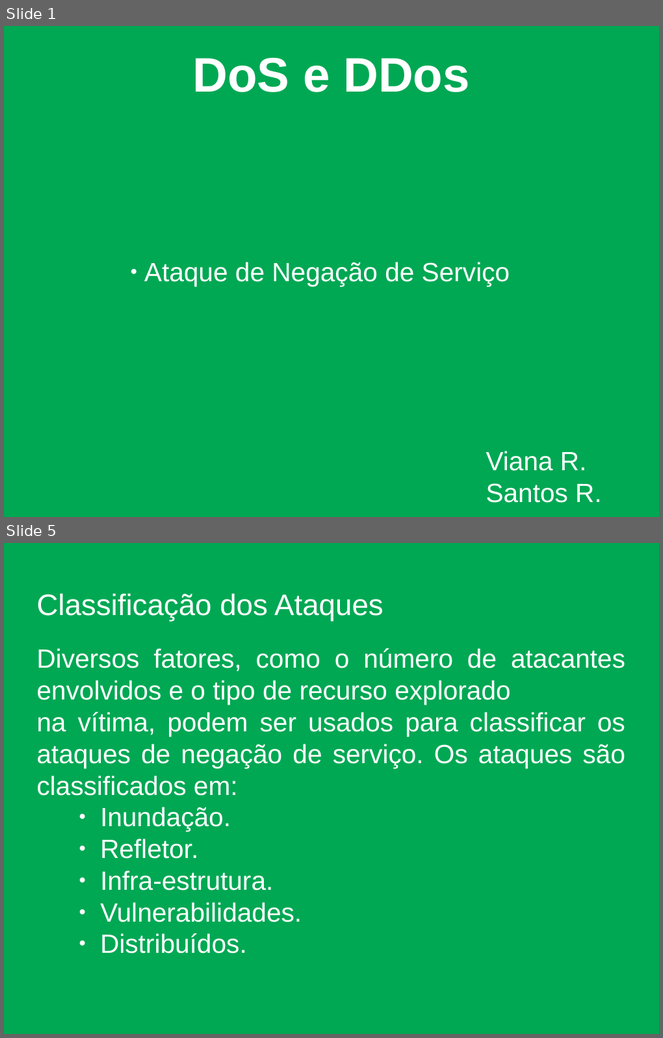
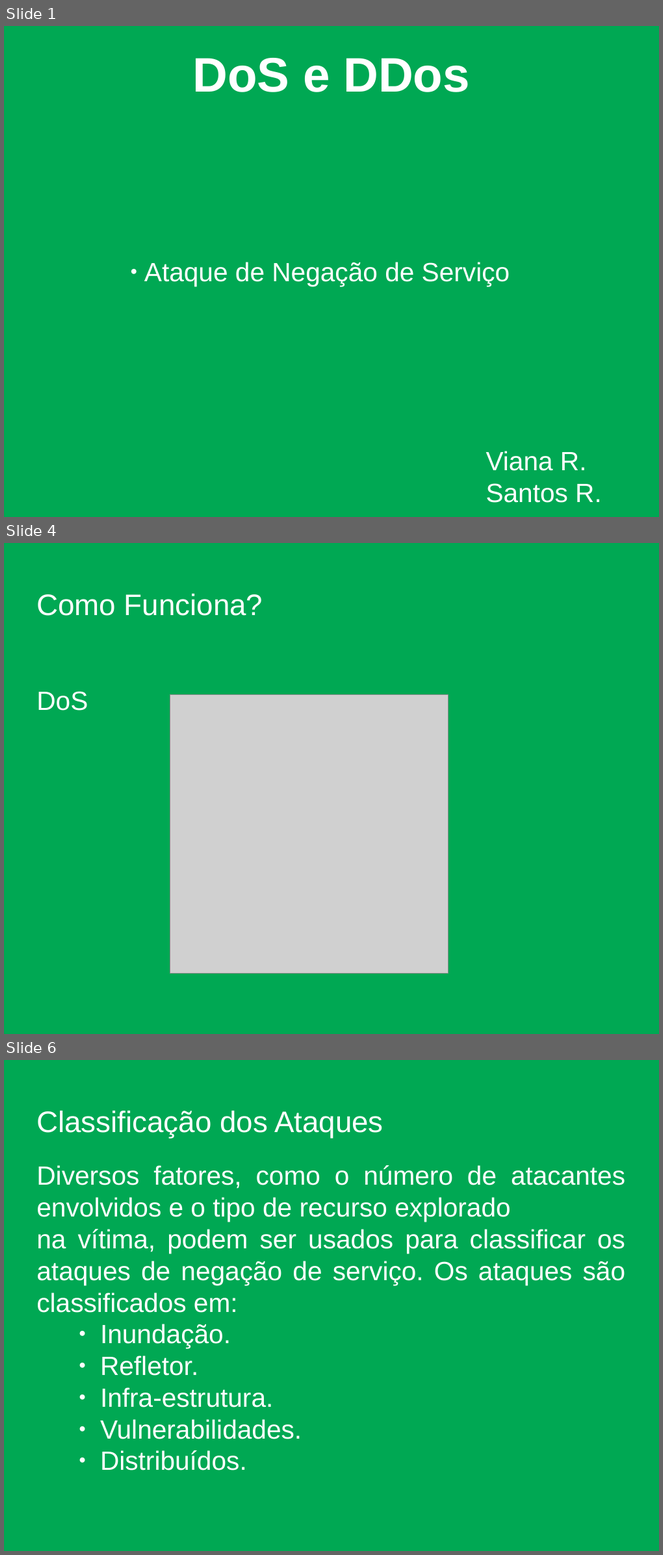
Before and after one commit to rafaelgov95/bitruncado, a slide deck: Apresentação/Lista-I/Sem título 1.odp. Shown one above the other, each under a label of ours: slides 1 and 5 before the commit, slides 1, 4 and 6 after it; the slides between them are not shown. The pictures are 663x1038 and 663x1555 pixels, drawn with LibreOffice and Linux fonts; fonts in the diff are those of the drawing; grey boxes stand for pictures; background and template pictures are left out. Boxes give left, top, right and bottom in pixels: in the first picture for what was removed or moved away, otherwise in the second. Text is boxed around its words. In the diff, an @@ line names an element or a change of style, - is before the commit and + after.

```diff
--- a/Apresentação/Lista-I/Sem título 1.odp
+++ b/Apresentação/Lista-I/Sem título 1.odp
@@ slide 4 added at bbox=[4, 543, 659, 1034], background picture (left out) @@
@@ title added at bbox=[36, 594, 263, 616], 36 pt, text #FFFFFF @@
+Como Funciona?
@@ text added at bbox=[36, 691, 88, 711], 32 pt, text #FFFFFF @@
+DoS
@@ picture added at bbox=[170, 695, 449, 974] @@
@@ what was slide 5 is now slide 6 @@
```
Also in this commit, not shown: 3 slides changed, 2 other slides added, 2 slides removed, 2 other files.
